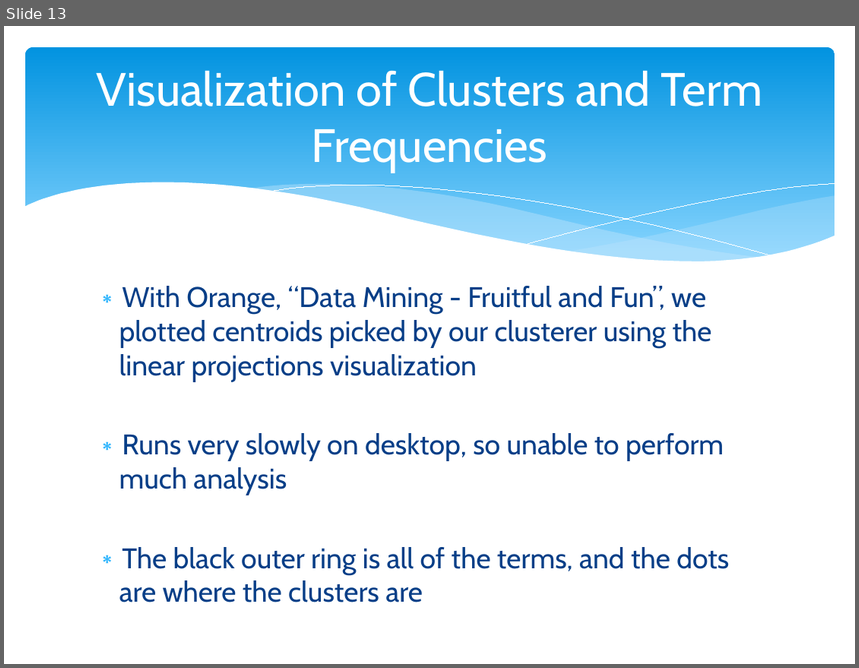
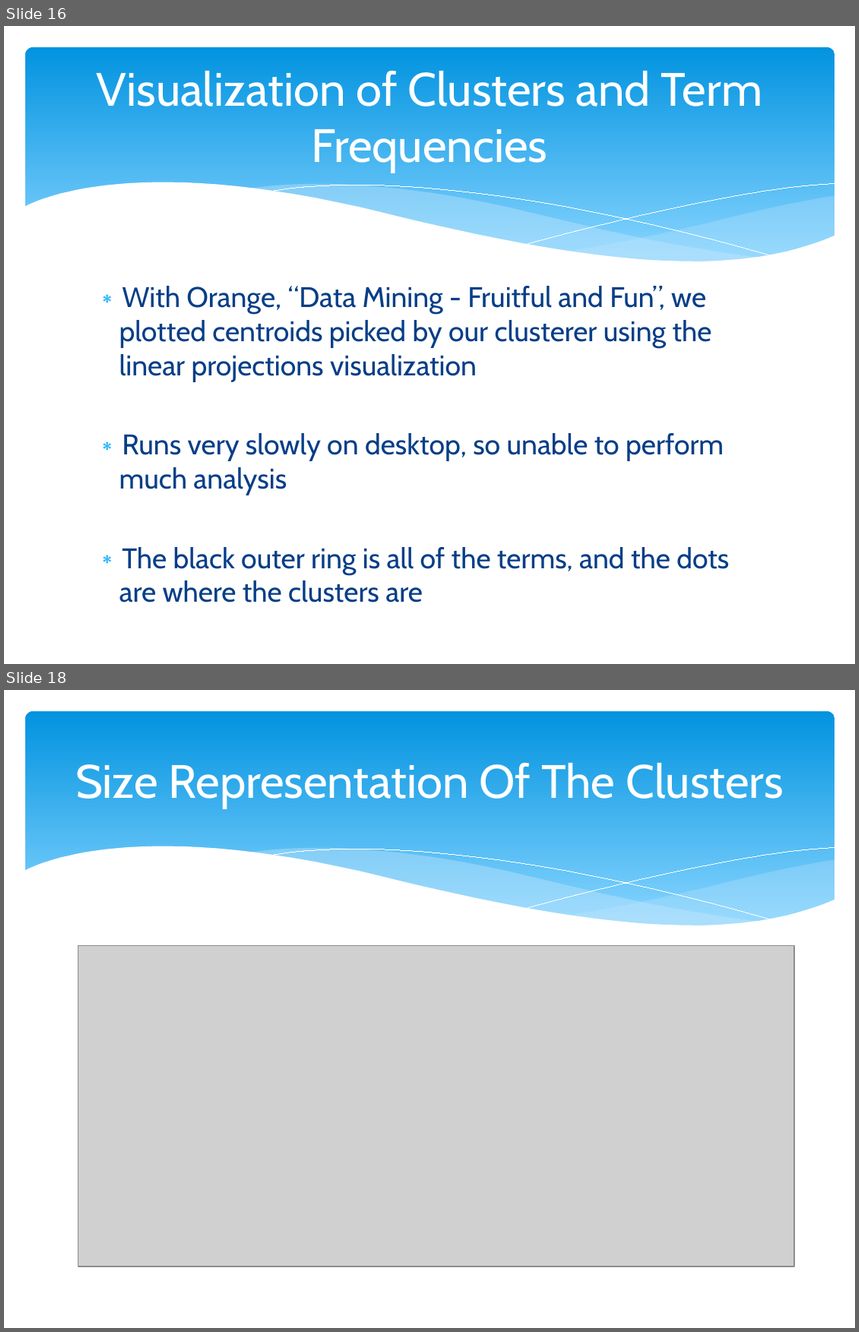
Before and after one commit to Mletter1/Challenge1, a slide deck: Presentation.pptx. Shown one above the other, each under a label of ours: slide 13 before the commit, slides 16 and 18 after it; the slides between them are not shown. The pictures are 859x668 and 859x1332 pixels, drawn with LibreOffice and Linux fonts; fonts in the diff are those of the drawing; grey boxes stand for pictures. Boxes give left, top, right and bottom in pixels: in the first picture for what was removed or moved away, otherwise in the second. Text is boxed around its words. In the diff, an @@ line names an element or a change of style, - is before the commit and + after.

```diff
--- a/Presentation.pptx
+++ b/Presentation.pptx
@@ slide 18 added at [4,690,855,1328], background #FFFFFF; not listed: 6 template elements that a slide beside it also shows @@
@@ title added at [75,763,784,809], 39.6 pt, text #FFFFFF @@
+Size Representation Of The Clusters
@@ picture added at [78,945,794,1266] @@
@@ what was slide 13 is now slide 16 @@
```
Also in this commit, not shown: 2 slides changed, 3 other slides added, 1 other file.
